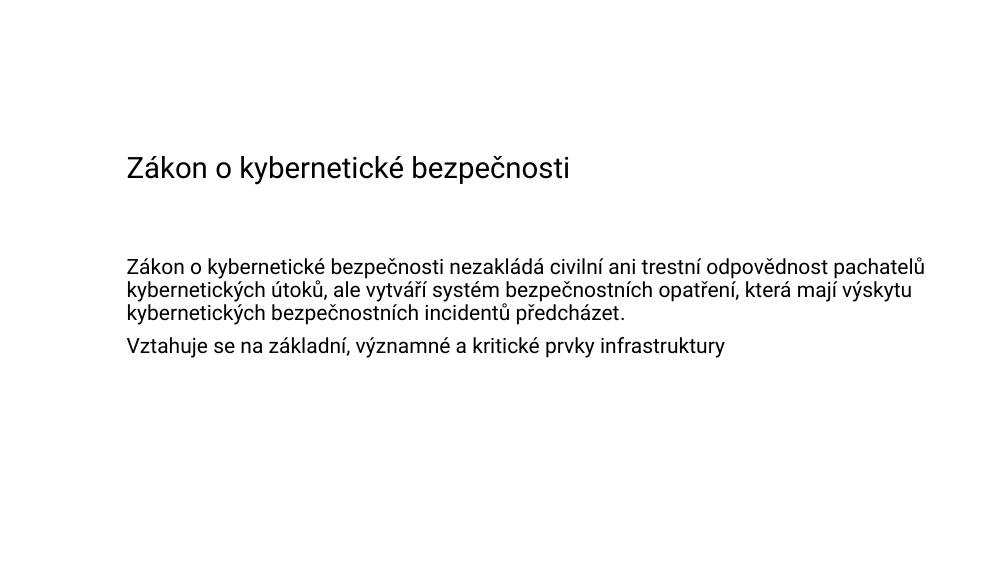
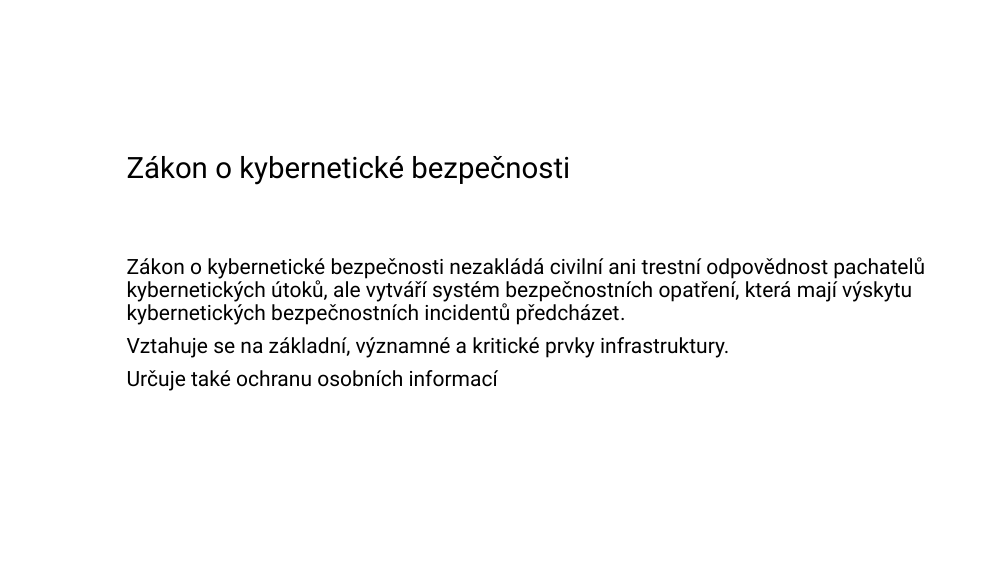
Before and after one commit to zimice/pr2_it_use, a slide deck: slide 5 of Kochanek_projekt_II_it_use_liability.pptx. Drawn at 1008x567 pixels with LibreOffice and Linux fonts; fonts in the diff are those of the drawing; background and template pictures are left out. Boxes give left, top, right and bottom in pixels: in the first picture for what was removed or moved away, otherwise in the second. Text is boxed around its words. In the diff, an @@ line names an element or a change of style, - is before the commit and + after.

```diff
--- a/Kochanek_projekt_II_it_use_liability.pptx
+++ b/Kochanek_projekt_II_it_use_liability.pptx
@@ text at <box>127,337,729,391</box>: text changed @@
-Vztahuje se na základní, významné a kritické prvky infrastruktury
+Vztahuje se na základní, významné a kritické prvky infrastruktury.
+Určuje také ochranu osobních informací
```
Also in this commit, not shown: 1 other slide changed, 1 slide added, 1 other file.
